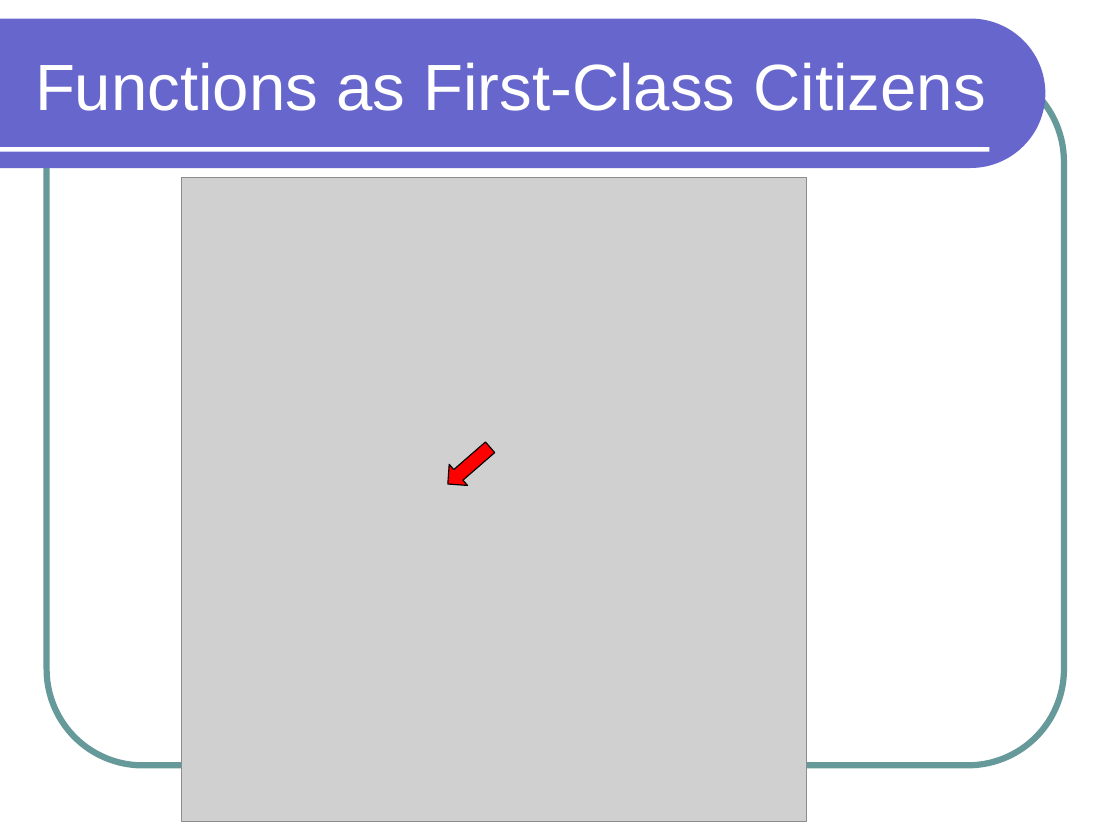
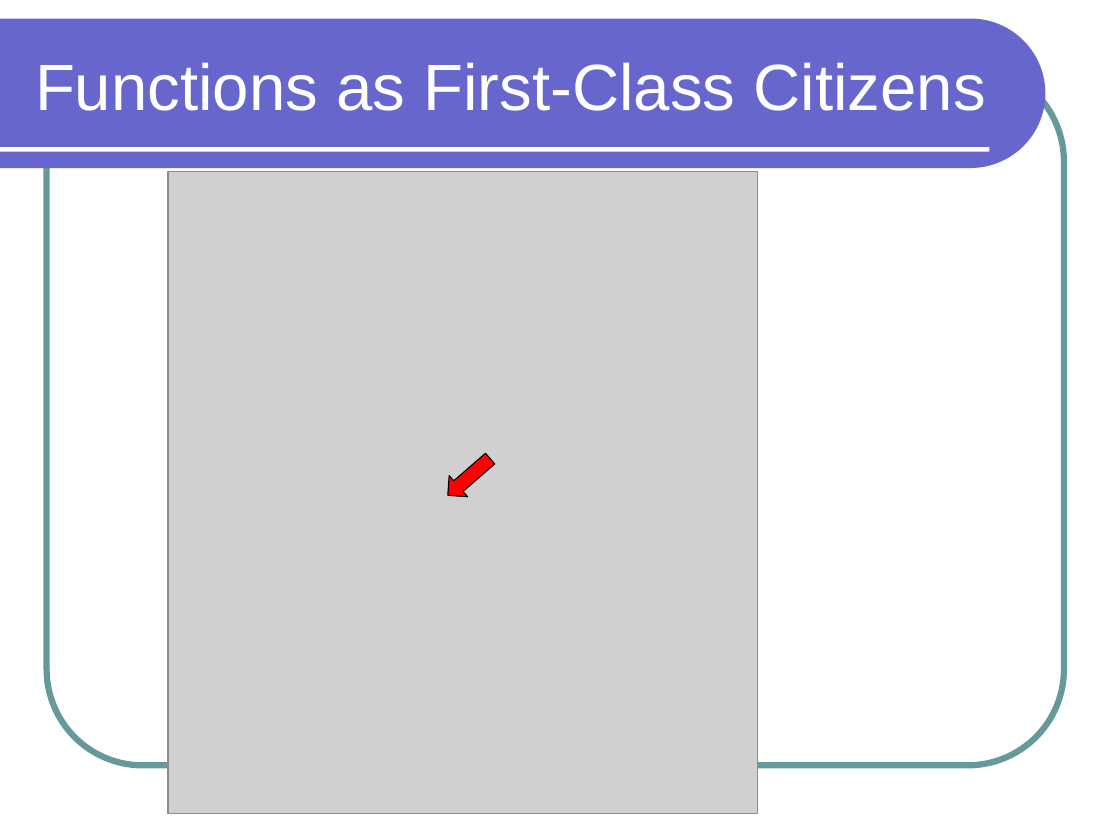
Before and after one commit to lutzhamel/CSC301, a slide deck: slide 3 of notes/csc301-ln014.ppt. Drawn at 1120x840 pixels with LibreOffice and Linux fonts; fonts in the diff are those of the drawing; grey boxes stand for pictures. Boxes give left, top, right and bottom in pixels: in the first picture for what was removed or moved away, otherwise in the second. Text is boxed around its words. In the diff, an @@ line names an element or a change of style, - is before the commit and + after.

```diff
--- a/notes/csc301-ln014.ppt
+++ b/notes/csc301-ln014.ppt
@@ picture resized from (x1=181, y1=177, x2=806, y2=821) to (x1=168, y1=171, x2=757, y2=814) @@
@@ left arrow moved from (x1=439, y1=436, x2=500, y2=494) to (x1=439, y1=448, x2=500, y2=505) @@
```
Also in this commit, not shown: 7 other slides changed, 4 slides removed, 14 other files.
